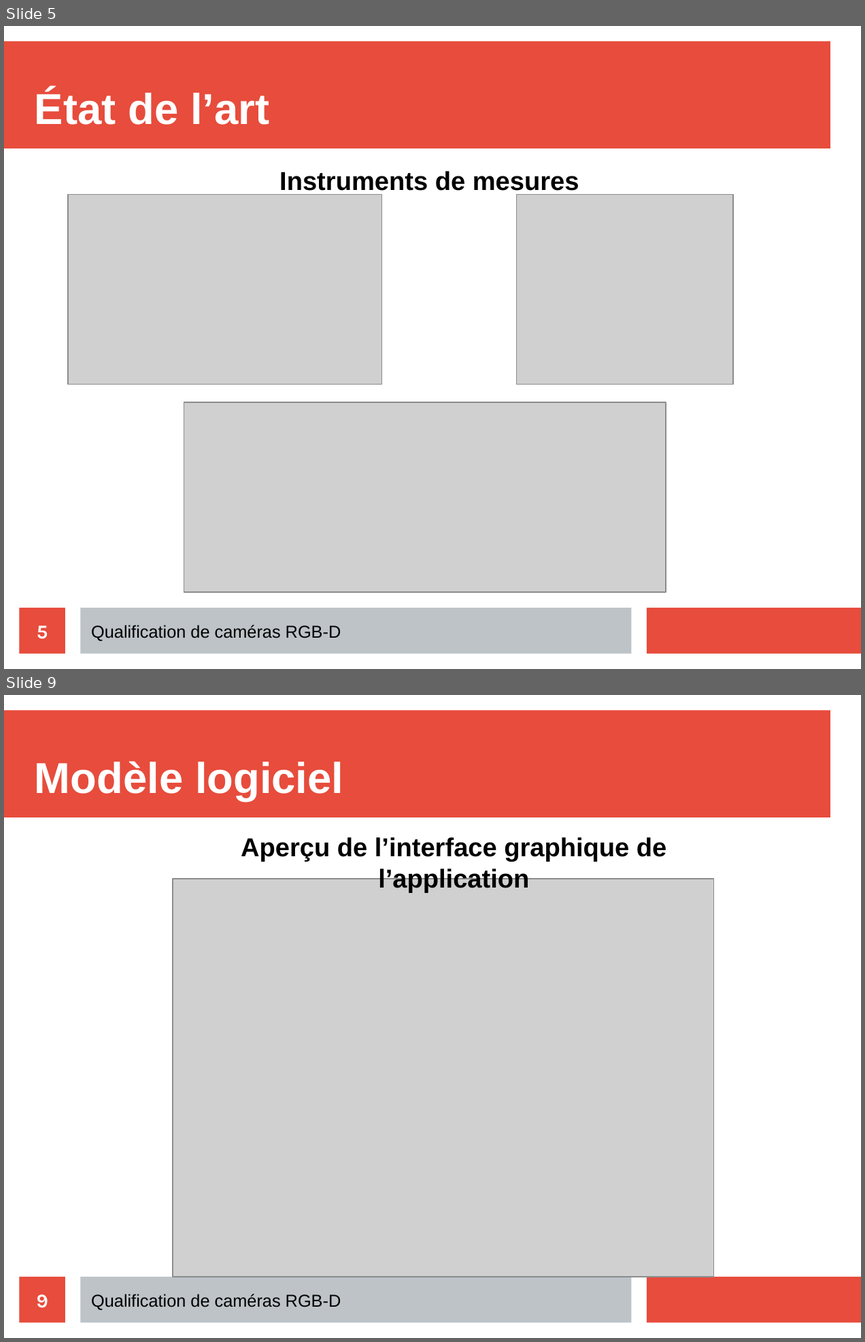
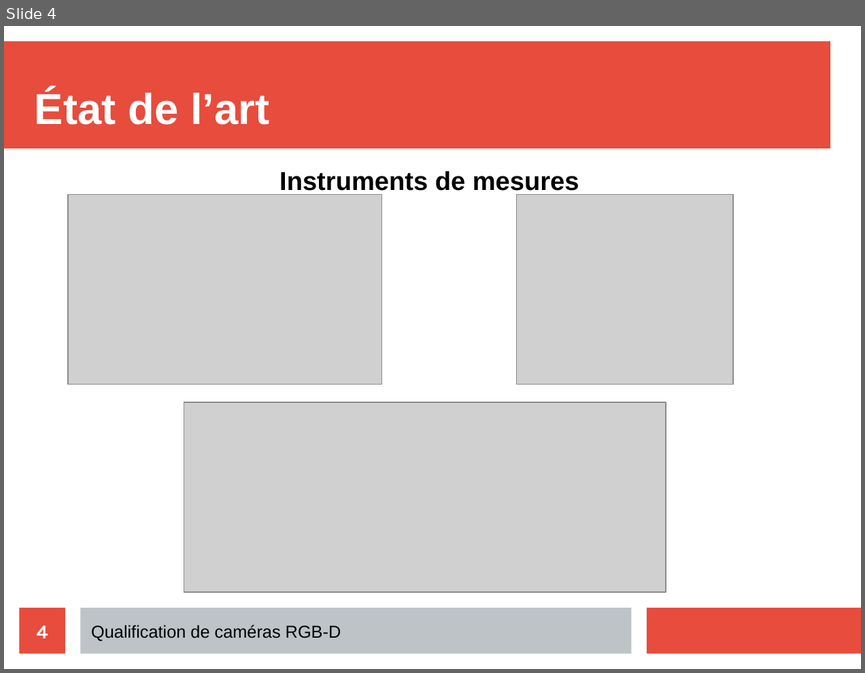
Before and after one commit to YasmineBOU/MemoireProjetTuteure, a slide deck: Présentations/présentation.odp. Shown one above the other, each under a label of ours: slides 5 and 9 before the commit, slide 4 after it; the slides between them are not shown. The pictures are 865x1342 and 865x673 pixels, drawn with LibreOffice and Linux fonts; fonts in the diff are those of the drawing; grey boxes stand for pictures. Boxes give left, top, right and bottom in pixels: in the first picture for what was removed or moved away, otherwise in the second. Text is boxed around its words. In the diff, an @@ line names an element or a change of style, - is before the commit and + after.

```diff
--- a/Présentations/présentation.odp
+++ b/Présentations/présentation.odp
@@ slide 9 removed at (4,695,861,1338), background #FFFFFF; not listed: 3 template elements that a slide beside it also shows @@
@@ title removed at (35,761,343,801) @@
-Modèle logiciel
@@ text removed at (241,837,666,893) @@
-Aperçu de l’interface graphique de l’application
@@ picture removed at (173,879,714,1276) @@
@@ page number removed at (20,1276,65,1323) @@
-9
@@ text removed at (91,1293,341,1310) @@
-Qualification de caméras RGB-D
@@ what was slide 5 is now slide 4 @@
@@ page number at (37,625,48,638): text changed @@
-5
+4
```
Also in this commit, not shown: 6 slides changed, 1 slide added, 2 other slides removed, 1 other file.
